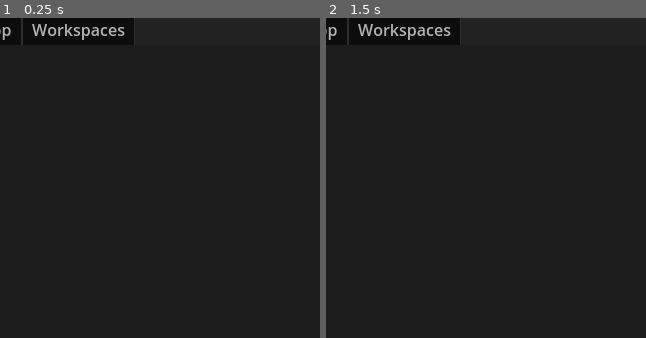
Above: before the commit, frames 1-2 (left to right).
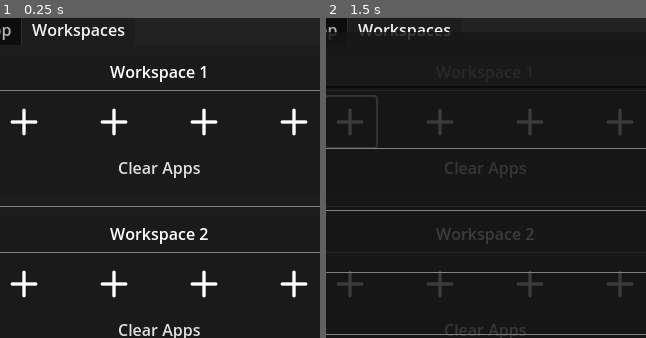
Above: after the commit, the same moments.

Repository: TaN-404/Orbit
Game: Godot game, scene res://scenes/settings.tscn
Two runs of this game, one before a commit and one after it. Both use one fixed random seed, a clock stepped at 60 frames per second and the inputs below. This scene is started directly instead of the project's main scene.
Inputs (mouse positions are in pixels of both pictures, inside the frame that each line leads up to):
- Up to frame 1 (0.25 s): no input
- Up to frame 2 (1.5 s): click (351, 120) at 0.52 s; click (441, 120) at 1.27 s

The runs differ from the first frame. In frame 1, 5.0% of the frame differs, in the area x 0-100%, y 1-100%; in frame 2, 3.1%.

Commit message:
workspace-system-fixed

Diff:
--- a/project.godot
+++ b/project.godot
@@ -21,6 +21,7 @@
 CommandManager="*res://scripts/CommandManager.gd"
 AppManager="*res://scripts/AppManager.gd"
 GameManager="*res://scripts/GameManager.gd"
+WorkspaceManager="*res://scripts/WorkspaceManager.gd"
 
 [display]
 
--- a/scenes/app_list_window.tscn
+++ b/scenes/app_list_window.tscn
@@ -6,7 +6,9 @@
 [ext_resource type="PackedScene" uid="uid://ygj2cgylrun0" path="res://scenes/exit.tscn" id="3_dgcyh"]
 
 [node name="AppListWindow" type="Window"]
+initial_position = 1
 size = Vector2i(680, 385)
+always_on_top = true
 script = ExtResource("1_8hcat")
 
 [node name="MarginContainer" type="MarginContainer" parent="."]
--- a/scenes/app_menu.tscn
+++ b/scenes/app_menu.tscn
@@ -8,6 +8,7 @@
 [node name="AppMenu" type="Window"]
 position = Vector2i(100, 4)
 size = Vector2i(120, 312)
+always_on_top = true
 script = ExtResource("1_nwerr")
 
 [node name="Amenu" type="Control" parent="."]
--- a/scenes/settings.tscn
+++ b/scenes/settings.tscn
@@ -9,6 +9,7 @@
 [node name="Settings" type="Window"]
 initial_position = 1
 size = Vector2i(720, 480)
+always_on_top = true
 script = ExtResource("1_vcjtg")
 
 [node name="Settings_control" type="Control" parent="."]
@@ -66,9 +67,10 @@
 [node name="SettingsTab" type="TabContainer" parent="Settings_control/PanelContainer/Panel/MarginContainer/VBoxContainer"]
 layout_mode = 2
 size_flags_vertical = 3
-current_tab = 0
+current_tab = 3
 
 [node name="General" type="TabBar" parent="Settings_control/PanelContainer/Panel/MarginContainer/VBoxContainer/SettingsTab"]
+visible = false
 layout_mode = 2
 metadata/_tab_index = 0
 
@@ -86,7 +88,6 @@
 metadata/_tab_index = 2
 
 [node name="Workspaces" type="TabBar" parent="Settings_control/PanelContainer/Panel/MarginContainer/VBoxContainer/SettingsTab"]
-visible = false
 layout_mode = 2
 metadata/_tab_index = 3
 
@@ -106,6 +107,7 @@
 
 [node name="VBoxContainer" type="VBoxContainer" parent="Settings_control/PanelContainer/Panel/MarginContainer/VBoxContainer/SettingsTab/Workspaces/MarginContainer/ScrollContainer"]
 layout_mode = 2
+alignment = 1
 
 [node name="Workspace 1" parent="Settings_control/PanelContainer/Panel/MarginContainer/VBoxContainer/SettingsTab/Workspaces/MarginContainer/ScrollContainer/VBoxContainer" instance=ExtResource("5_dete2")]
 layout_mode = 2
--- a/scenes/voice_settings.tscn
+++ b/scenes/voice_settings.tscn
@@ -3,6 +3,7 @@
 [ext_resource type="Script" path="res://scripts/voice_settings.gd" id="1_4w7yf"]
 
 [sub_resource type="StyleBoxFlat" id="StyleBoxFlat_jt5g5"]
+bg_color = Color(1, 1, 1, 1)
 
 [node name="VoiceSettings" type="Control"]
 layout_mode = 3
@@ -42,6 +43,7 @@
 [node name="TestVoiceCommands" type="Label" parent="PanelContainer/Panel/MarginContainer/VBoxContainer"]
 layout_mode = 2
 text = "Voice Command  Test"
+horizontal_alignment = 1
 
 [node name="HBoxContainer" type="HBoxContainer" parent="PanelContainer/Panel/MarginContainer/VBoxContainer"]
 custom_minimum_size = Vector2(50, 50)
@@ -55,13 +57,13 @@
 "
 
 [node name="Panel" type="Panel" parent="PanelContainer/Panel/MarginContainer/VBoxContainer"]
-custom_minimum_size = Vector2(310, 50)
+custom_minimum_size = Vector2(310, 30)
 layout_mode = 2
 size_flags_vertical = 8
 theme_override_styles/panel = SubResource("StyleBoxFlat_jt5g5")
 
 [node name="VoiceCommand" type="Label" parent="PanelContainer/Panel/MarginContainer/VBoxContainer/Panel"]
-custom_minimum_size = Vector2(310, 0)
+custom_minimum_size = Vector2(310, 20)
 layout_mode = 1
 anchors_preset = 14
 anchor_top = 0.5
@@ -71,6 +73,7 @@
 offset_bottom = 11.5
 grow_horizontal = 2
 grow_vertical = 2
+theme_override_colors/font_color = Color(0, 0, 0, 1)
 text = "voice command"
 horizontal_alignment = 1
 
--- a/scenes/workspace.tscn
+++ b/scenes/workspace.tscn
@@ -76,6 +76,6 @@
 
 [node name="EditApps" type="Button" parent="PanelContainer/Panel/MarginContainer/VBoxContainer"]
 layout_mode = 2
-text = "Edit Apps"
+text = "Clear Apps"
 
 [connection signal="pressed" from="PanelContainer/Panel/MarginContainer/VBoxContainer/EditApps" to="." method="_on_edit_apps_pressed"]
--- a/scenes/workspace_app.tscn
+++ b/scenes/workspace_app.tscn
@@ -22,4 +22,5 @@
 icon = ExtResource("3_jwj5p")
 
 [connection signal="gui_input" from="." to="." method="_on_gui_input"]
+[connection signal="pressed" from="." to="." method="_on_pressed"]
 [connection signal="pressed" from="Clear" to="." method="_on_clear_pressed"]
--- a/scripts/AppManager.gd
+++ b/scripts/AppManager.gd
@@ -3,22 +3,28 @@
 const GAME_DATA_PATH = "user://config_files"
 const APPS_CONFIG_PATH = "user://config_files/app_menu.cfg"
 const FILTERED_APPS_JSON_PATH = "res://bin/filtered_apps.json"
-
-# --- Constants for App Attribute Keys ---
-const APP_ATTR_EXE_PATH = "exe_path"
-const APP_ATTR_ICON_PATH = "icon_path"
-const APP_ATTR_CATEGORY = "category"
-const APP_ATTR_WORKSPACES = "workspaces"
-const APP_ATTR_QUICK_MENU_SLOT = "quick_menu_slot"
+#
+## --- Constants for App Attribute Keys ---
+#const APP_ATTR_EXE_PATH = "exe_path"
+#const APP_ATTR_ICON_PATH = "icon_path"
+#const APP_ATTR_CATEGORY = "category"
+#const APP_ATTR_WORKSPACES = "workspaces"
+#const APP_ATTR_QUICK_MENU_SLOT = "quick_menu_slot"
 
 var configured_apps_data = {}
+var workspace_data = {}
+
+var test_data = {
+	1:["app1", "app2"],
+	2:["app3"]
+}
 
 func _ready() -> void:
 	check_and_create_directories()
 	load_app_configurations()
 	import_filtered_filtered_apps_from_json()
 	#print(configured_apps_data)
-	#test()
+	#workspace_data = get_apps_by_workspace()
 
 
 func check_and_create_directories() -> void:
@@ -138,6 +144,108 @@
 	save_app_configurations()
 
 
+#func add_app_to_workspace(app_name: String, workspace_id: int) -> void:
+	#if not configured_apps_data.has(app_name):
+		#push_error("App not found in configured_apps_data: " + app_name)
+		#return
+#
+	## Ensure the workspace_id is valid (1, 2, or 3)
+	#if workspace_id < 1 or workspace_id > 3:
+		#push_warning("Invalid workspace_id: " + str(workspace_id))
+		#return
+#
+	#var app_data = configured_apps_data[app_name]
+#
+	## Initialize workspaces list if missing or not a valid array
+	#if not app_data.has("workspaces") or typeof(app_data["workspaces"]) != TYPE_ARRAY:
+		#app_data["workspaces"] = []
+#
+	## Only add if not already present
+	#if workspace_id not in app_data["workspaces"]:
+		#app_data["workspaces"].append(workspace_id)
+		#print("✅ Added workspace", workspace_id, "to app:", app_name)
+		#save_app_configurations()
+	#else:
+		#print("⚠️ App already in workspace", workspace_id, ":", app_name)
+		#
+		#
+		#
+#func remove_app_from_workspace(app_name: String, workspace_id: int) -> void:
+	#if not configured_apps_data.has(app_name):
+		#push_error("App not found in configured_apps_data: " + app_name)
+		#return
+#
+	## Ensure the workspace_id is valid (1, 2, or 3)
+	#if workspace_id < 1 or workspace_id > 3:
+		#push_warning("Invalid workspace_id: " + str(workspace_id))
+		#return
+#
+	#var app_data = configured_apps_data[app_name]
+#
+	## Validate workspaces array
+	#if not app_data.has("workspaces") or typeof(app_data["workspaces"]) != TYPE_ARRAY:
+		#push_warning("No workspaces found for app: " + app_name)
+		#return
+#
+	## Remove if present
+	#if workspace_id in app_data["workspaces"]:
+		#app_data["workspaces"].erase(workspace_id)
+		#print("🗑️ Removed workspace", workspace_id, "from app:", app_name)
+		#save_app_configurations()
+	#else:
+		#print("⚠️ App is not in workspace", workspace_id, ":", app_name)
+#
+		#
+		#
+##func get_apps_by_workspace() -> Dictionary:
+	##var workspace_map := {
+		##1: [],
+		##2: [],
+		##3: []
+	##}
+##
+	##for app_name in configured_apps_data.keys():
+		##var workspaces = configured_apps_data[app_name].get("workspaces", [])
+		##if typeof(workspaces) == TYPE_ARRAY:
+			##for ws_id in workspaces:
+				##if workspace_map.has(ws_id):
+					##workspace_map[ws_id].append(app_name)
+##
+	##return workspace_map
+	#
+	#
+#
+#
+#func add_app_to_workspace_structure(workspace_id: int, workspace_app_name: String, app_name: String):
+	## Ensure the app exists in config and belongs to this workspace
+	#var workspace_map = {}
+	#if not configured_apps_data.has(app_name):
+		#push_warning("⚠️ App not found in config: " + app_name)
+		#return
+#
+	#var workspaces = configured_apps_data[app_name].get("workspaces", [])
+	#if typeof(workspaces) != TYPE_ARRAY or workspace_id not in workspaces:
+		#push_warning("⚠️ App " + app_name + " is not in workspace " + str(workspace_id))
+		#return
+#
+	## Initialize workspace_id section
+	#if not workspace_map.has(workspace_id):
+		#workspace_map[workspace_id] = {}
+#
+	## Initialize the workspace app slot
+	#if not workspace_map[workspace_id].has(workspace_app_name):
+		#workspace_map[workspace_id][workspace_app_name] = []
+#
+	## Add if not already present
+	#if app_name not in workspace_map[workspace_id][workspace_app_name]:
+		#workspace_map[workspace_id][workspace_app_name].append(app_name)
+	#
+	#return workspace_map
+
+
+
+
+
 func check_slot(slot_name : String):
 	for app_name in configured_apps_data.keys():
 		if configured_apps_data[app_name].get("quick_menu_slot") == slot_name:
@@ -207,12 +315,3 @@
 		var output = OS.execute_with_pipe(exe_path,args)   ### ths function is new to godot 4.3 and 4.4 and is not available in lower versions ###
 		var process_id = output["pid"]
 		return process_id
-
-func test(slot_name):
-	#var slot_name = "App1"
-	for app_name in configured_apps_data.keys():
-		if configured_apps_data[app_name].get("quick_menu_slot") == slot_name:
-			return app_name
-
-		else:
-			print("app_name")
--- /dev/null
+++ b/scripts/WorkspaceManager.gd
@@ -0,0 +1,58 @@
+extends Node
+
+var config_data: Dictionary = {}
+const CONFIG_PATH := "user://config_files/workspace_config.cfg"
+
+func _ready() -> void:
+	#initialize_config()
+	load_config()
+
+# Initialize with optional default structure
+func initialize_config(default_data := {}) -> void:
+	config_data = default_data.duplicate(true)
+	save_config()
+
+# Load config from disk
+func load_config() -> void:
+	var file = FileAccess.open(CONFIG_PATH, FileAccess.READ)
+	if file:
+		var content = file.get_as_text()
+		config_data = str_to_var(content)
+	else:
+		config_data = {}
+
+# Save current config to disk
+func save_config() -> void:
+	var file = FileAccess.open(CONFIG_PATH, FileAccess.WRITE)
+	file.store_string(var_to_str(config_data))
+	file.flush()
+	file.close()
+
+# Add or replace app in a workspace slot
+func set_app(workspace_id: int, workspace_app: String, app_name: String, app_path: String, app_icon: String) -> void:
+	var ws_key = "Workspace %d" % workspace_id
+	if not config_data.has(ws_key):
+		config_data[ws_key] = {}
+
+	config_data[ws_key][workspace_app] = {
+		"app_name": app_name,
+		"app_path": app_path,
+		"app_icon": app_icon
+	}
+	save_config()
+
+# Remove an app slot entirely
+func remove_app(workspace_id: int, workspace_app: String) -> void:
+	var ws_key = "Workspace %d" % workspace_id
+
+	if config_data.has(ws_key):
+		config_data[ws_key].erase(workspace_app)
+		save_config()
+
+# Get app info (optional helper)
+func get_app(workspace_id: int, workspace_app: String) -> Dictionary:
+	var ws_key = "Workspace %d" % workspace_id
+
+	if config_data.has(ws_key) and config_data[ws_key].has(workspace_app):
+		return config_data[ws_key][workspace_app]
+	return {}
--- a/scripts/app-button.gd
+++ b/scripts/app-button.gd
@@ -82,6 +82,6 @@
 
 func _on_clear_pressed() -> void:
 	AppManager.remove_slot(app_name)
-	AppManager.remove_icon(self,)
+	AppManager.remove_icon(self)
 	active_buttons.erase(self.name)
 	#app_button_active = false
--- a/scripts/workspace.gd
+++ b/scripts/workspace.gd
@@ -2,10 +2,17 @@
 
 @onready var title: Label = $PanelContainer/Panel/MarginContainer/VBoxContainer/Title
 @onready var edit_apps: Button = $PanelContainer/Panel/MarginContainer/VBoxContainer/EditApps
+@onready var h_box_container: HBoxContainer = $PanelContainer/Panel/MarginContainer/VBoxContainer/HBoxContainer
 
+
+var workspace_id
 # Called when the node enters the scene tree for the first time.
 func _ready() -> void:
 	title.text = self.name
+	#workspace_id = get_workspace_id(self.name)
+	#print(workspace_id)
+
+
 
 
 # Called every frame. 'delta' is the elapsed time since the previous frame.
@@ -15,3 +22,7 @@
 
 func _on_edit_apps_pressed() -> void:
 	GameManager.ws_edit = !GameManager.ws_edit
+
+#func _pass_ids():
+	#for child in h_box_container.get_children():
+		#child.ready(workspace_id)
--- a/scripts/workspace_app.gd
+++ b/scripts/workspace_app.gd
@@ -2,24 +2,38 @@
 
 @onready var clear: Button = $Clear
 #var app_button_active = false
-
+var unique_id
 var active_buttons = []
+var _workspace_id
+var _app_name
+var _app_exe
+var _app_icon
 
 # Called when the node enters the scene tree for the first time.
 func _ready() -> void:
 	clear.visible = false
+	var parents = []
+	get_workspace()
+	unique_id = str(_workspace_id) + self.name
+
+	var app_data = WorkspaceManager.get_app(_workspace_id, self.name)
+	if app_data and app_data.has("app_name"):
+		_app_name = app_data["app_name"]
+		_app_exe = app_data["app_path"]
+		_app_icon = app_data["app_icon"]
+
+		print(_app_name, _app_exe, _app_icon)
+
+		if not _app_icon.is_empty():
+			AppManager.update_icon(self, _app_icon)
+	else:
+		pass
+		#push_warning("App data not found for: workspace_id = %s, slot = %s" % [_workspace_id, self.name]))
 
 
-	#var exe = AppManager.button_dictionary[self.name]["exe_path"]
-	#var icon = AppManager.button_dictionary[self.name]["exe_icon"]
-	#
-	#if !exe.is_empty():
-		#active_buttons.append(self.name)
-		#if !icon.is_empty():
-			#AppManager.update_icon(self, icon)
-	#else:
-		##self.icon = preload("res://assets/icons/add-01-Stroke-Rounded.png")
-		#pass
+	#print(self.name , _workspace_id)
+
+
 
 
 func _process(delta: float) -> void:
@@ -31,9 +45,12 @@
 		self.disabled = false
 		clear.visible = false
 
+	#for i in AppManager.test_data[id]:
+		#print(i)
+	#print(AppManager.test_data[id][1])
+
 func _on_pressed() -> void:
-
-	if self.name in active_buttons:
+	if unique_id in active_buttons:
 		pass
 
 	else:
@@ -42,39 +59,59 @@
 		get_tree().root.add_child(applist_instance)
 		applist_instance.visible = true
 
-		var screen_size = DisplayServer.screen_get_size()
-		var app_list_height = applist_instance.size.y if applist_instance.size.y > 0 else 600
+		#var screen_size = DisplayServer.screen_get_size()
+		#var app_list_height = applist_instance.size.y if applist_instance.size.y > 0 else 600
+#
+		#var space_on_top = GameManager.menu_window.position.y
+		#var space_on_bottom = screen_size.y - (GameManager.menu_window.position.y + GameManager.menu_window.size.y)
+		#
+#
+#
+		#if space_on_bottom >= applist_instance.size.y or space_on_bottom >= space_on_top:
+			#GameManager.applist_pos = Vector2(
+				#GameManager.menu_window.position.x,
+				#GameManager.menu_window.position.y + GameManager.menu_window.size.y
+			#)
+		#else:
+			#GameManager.applist_pos = Vector2(
+				#GameManager.menu_window.position.x,
+				#GameManager.menu_window.position.y - applist_instance.size.y
+			#)
+			#
+		#applist_instance.set_window_position()
 
-		var space_on_top = GameManager.menu_window.position.y
-		var space_on_bottom = screen_size.y - (GameManager.menu_window.position.y + GameManager.menu_window.size.y)
+		applist_instance.app_list.app_selected.connect(func(app_name, app_path, app_icon):
+			print("Selected:", app_name, app_path, app_icon)
 
 
-
-		if space_on_bottom >= applist_instance.size.y or space_on_bottom >= space_on_top:
-			GameManager.applist_pos = Vector2(
-				GameManager.menu_window.position.x,
-				GameManager.menu_window.position.y + GameManager.menu_window.size.y
-			)
-		else:
-			GameManager.applist_pos = Vector2(
-				GameManager.menu_window.position.x,
-				GameManager.menu_window.position.y - applist_instance.size.y
-			)
-
-		applist_instance.set_window_position()
-
-		applist_instance.app_list.app_selected.connect(func(name, path, icon):
-			print("Selected:", name, path, icon)
-
-			active_buttons.append(self.name)
+			WorkspaceManager.set_app(_workspace_id, self.name,app_name,app_path,app_icon)
+			AppManager.update_icon(self,app_icon)
+			active_buttons.append(unique_id)
+			_app_name = app_name
 
 		)
 
 
+func get_workspace():
+	var workspace = get_parent()
+	while workspace and workspace.name != "Workspace ":
+		if workspace.name.begins_with("Workspace "):
+			_workspace_id = extract_workspace_id(workspace.name)
+		workspace = workspace.get_parent()
+
+
+func extract_workspace_id(name: String) -> int:
+	var parts = name.strip_edges().split(" ")
+	if parts.size() == 2 and parts[1].is_valid_int():
+		return parts[1].to_int()
+	else:
+		push_warning("⚠️ Invalid workspace name format: " + name)
+		return -1  # or another fallback value
 
 func _on_clear_pressed() -> void:
-	#AppManager.remove_button(self.name)
-	#AppManager.remove_icon(self)
-	#active_buttons.erase(self.name)
+	WorkspaceManager.remove_app(_workspace_id, self.name)
+	AppManager.remove_icon(self)
+	active_buttons.erase(unique_id)
+	_app_name = null
 	print("clear")
 	#app_button_active = false
Not shown, changed: launch_log.txt
